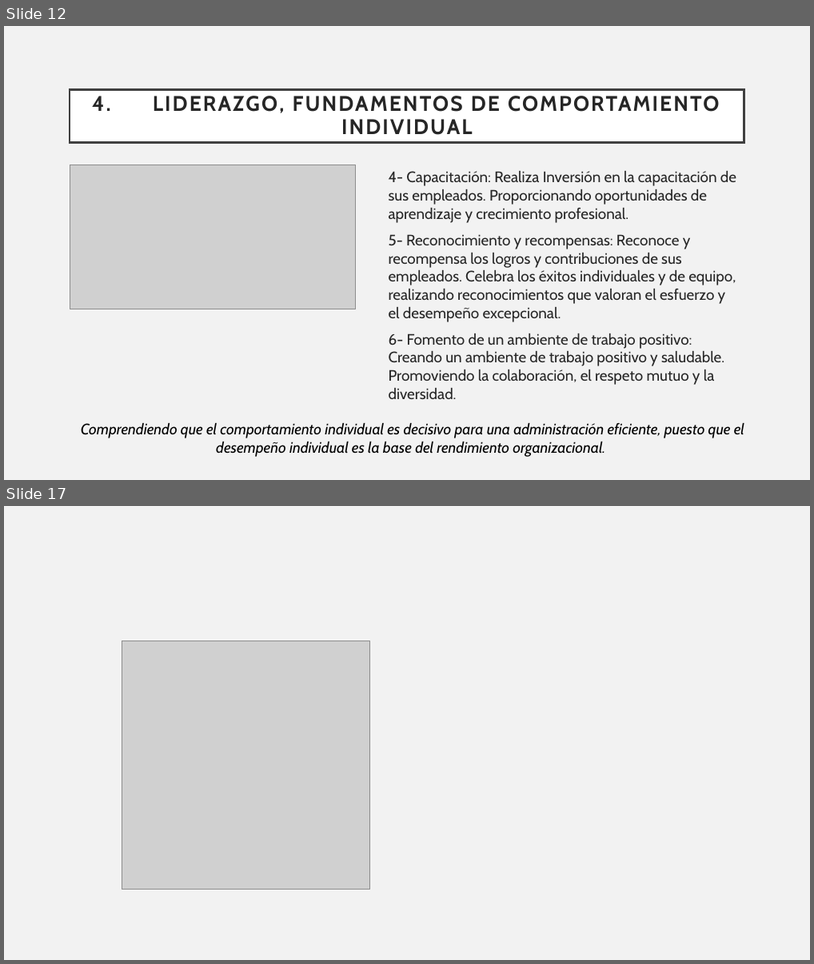
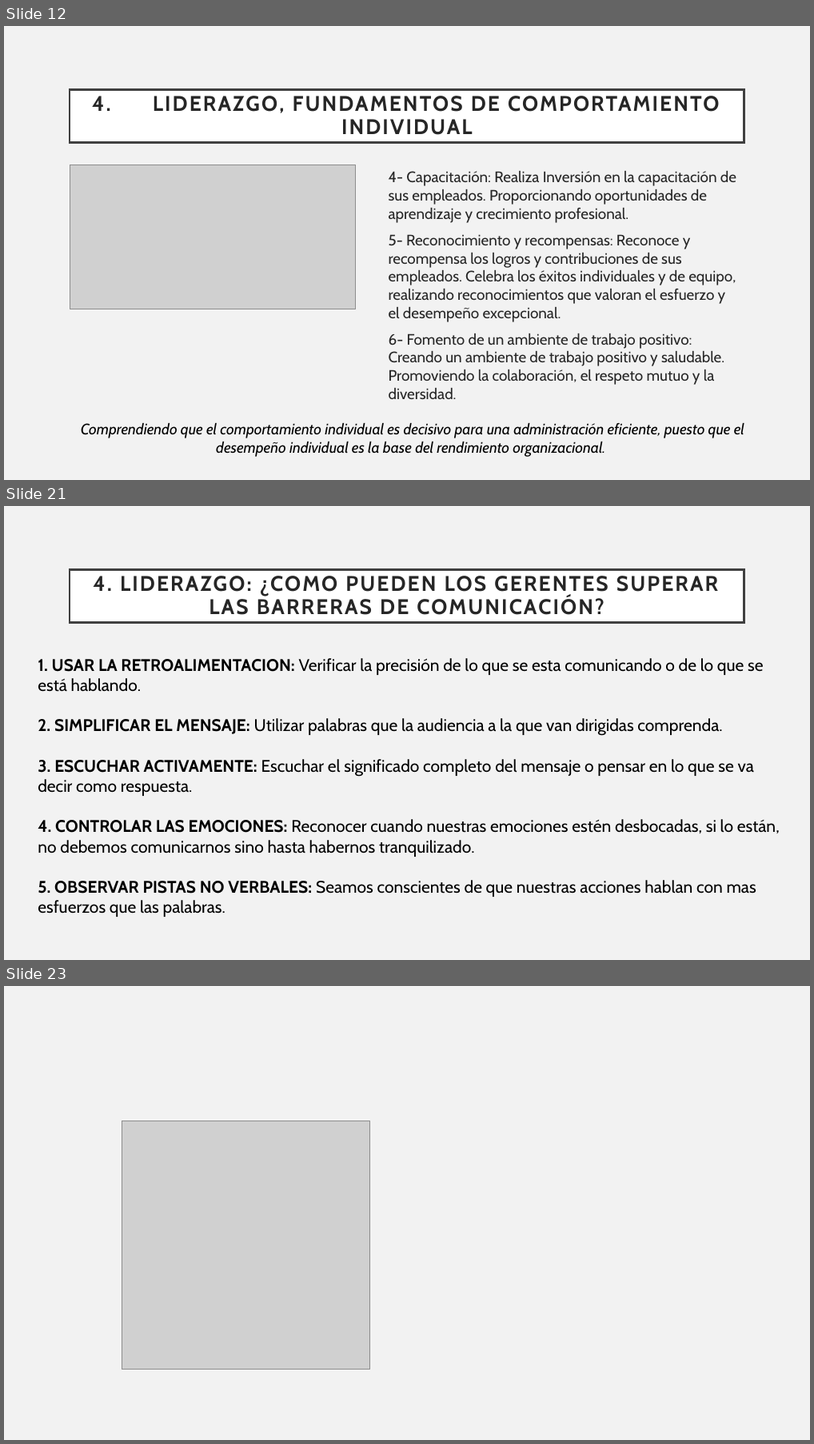
Before and after one commit to Sstrmn1/presentacionAdministracion, a slide deck: Presentacion - Exposicion.pptx. Shown one above the other, each under a label of ours: slides 12 and 17 before the commit, slides 12, 21 and 23 after it; the slides between them are not shown. The pictures are 814x964 and 814x1444 pixels, drawn with LibreOffice and Linux fonts; fonts in the diff are those of the drawing; grey boxes stand for pictures. Boxes give left, top, right and bottom in pixels: in the first picture for what was removed or moved away, otherwise in the second. Text is boxed around its words. In the diff, an @@ line names an element or a change of style, - is before the commit and + after.

Commit message:
Seccion de liderazgo actualizada

```diff
--- a/Presentacion - Exposicion.pptx
+++ b/Presentacion - Exposicion.pptx
@@ slide 21 added at [4, 506, 810, 960], background #F2F2F2 @@
@@ title added at [70, 569, 745, 622], fill #FFFFFF, outline #404040 2.5 pt, 25.2 pt, text #262626, bold @@
+4. LIDERAZGO: ¿COMO PUEDEN LOS GERENTES SUPERAR LAS BARRERAS DE COMUNICACIÓN?
@@ text added at [38, 658, 780, 916], 20 pt, text #000000 @@
+1. USAR LA RETROALIMENTACION: Verificar la precisión de lo que se esta comunicando o de lo que se está hablando.
+2. SIMPLIFICAR EL MENSAJE: Utilizar palabras que la audiencia a la que van dirigidas comprenda.
+3. ESCUCHAR ACTIVAMENTE: Escuchar el significado completo del mensaje o pensar en lo que se va decir como respuesta.
+4. CONTROLAR LAS EMOCIONES: Reconocer cuando nuestras emociones estén desbocadas, si lo están, no debemos comunicarnos sino hasta habernos tranquilizado.
+5. OBSERVAR PISTAS NO VERBALES: Seamos conscientes de que nuestras acciones hablan con mas esfuerzos que las palabras.
@@ what was slide 17 is now slide 23 @@
```
Also in this commit, not shown: 3 slides changed, 6 other slides added, 1 slide removed.
